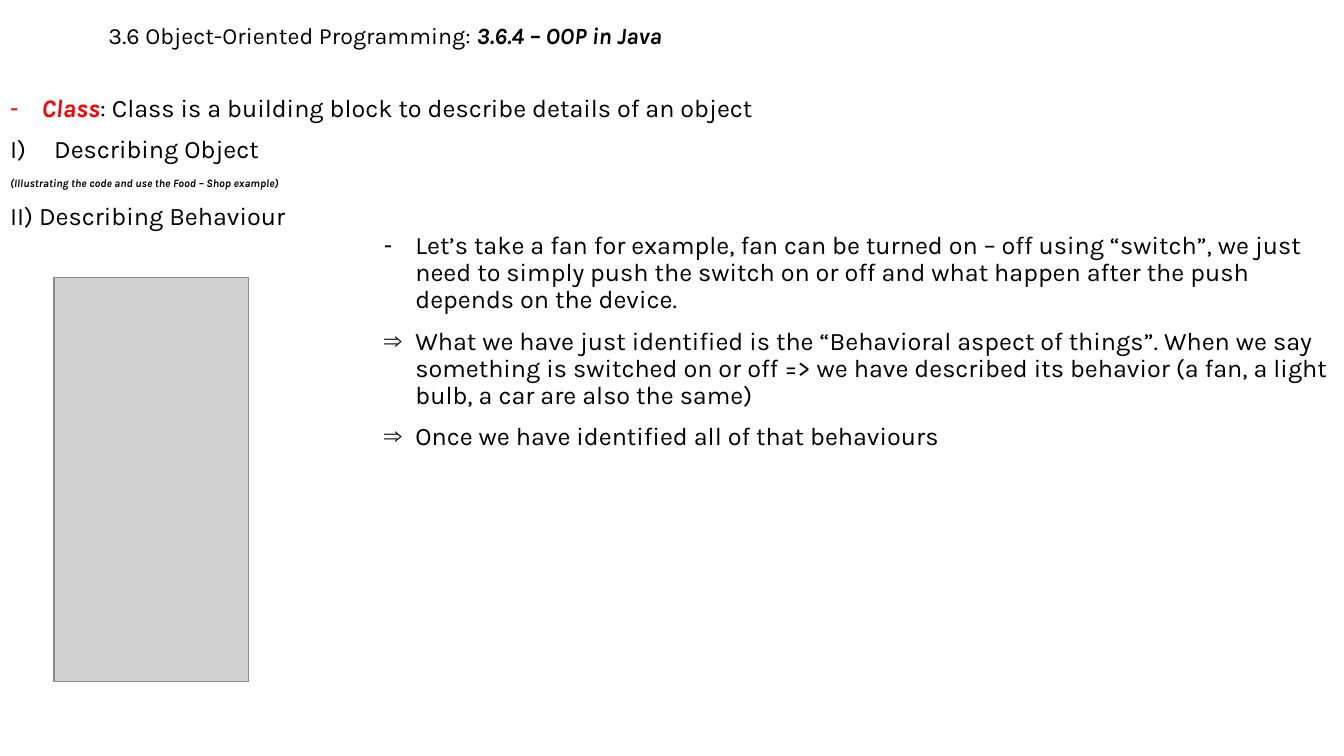
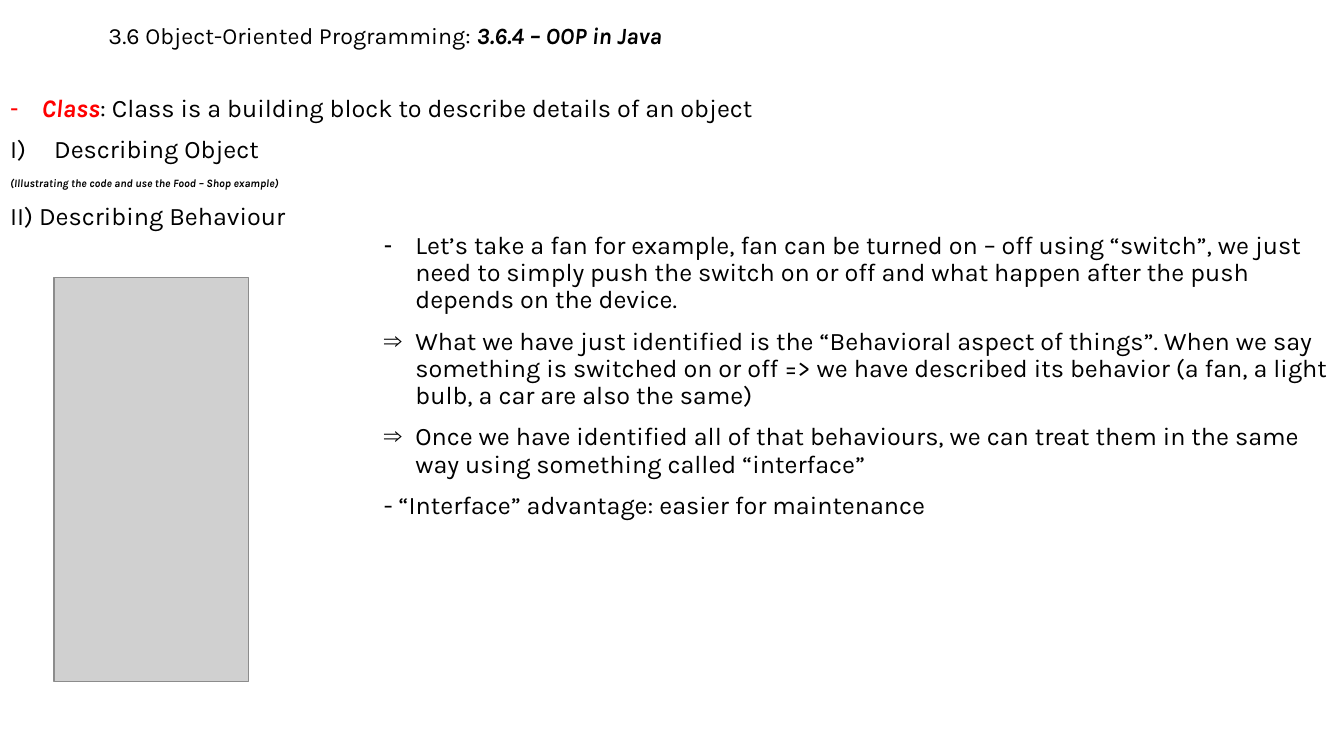
Before and after one commit to MaiDinhVinh/CS-Java, a slide deck: slide 9 of Java SE 8 Teaching Material/Chapter 3 - Java Basic.pptx. Drawn at 1344x756 pixels with LibreOffice and Linux fonts; fonts in the diff are those of the drawing; grey boxes stand for pictures. Boxes give left, top, right and bottom in pixels: in the first picture for what was removed or moved away, otherwise in the second. Text is boxed around its words. In the diff, an @@ line names an element or a change of style, - is before the commit and + after.

```diff
--- a/Java SE 8 Teaching Material/Chapter 3 - Java Basic.pptx
+++ b/Java SE 8 Teaching Material/Chapter 3 - Java Basic.pptx
@@ text at <box>399,427,1299,520</box>: text changed @@
-⇒ Once we have identified all of that behaviours
+⇒ Once we have identified all of that behaviours, we can treat them in the same way using something called “interface”
+- “Interface” advantage: easier for maintenance
```
Also in this commit, not shown: 2 other slides changed, 3 slides added.
